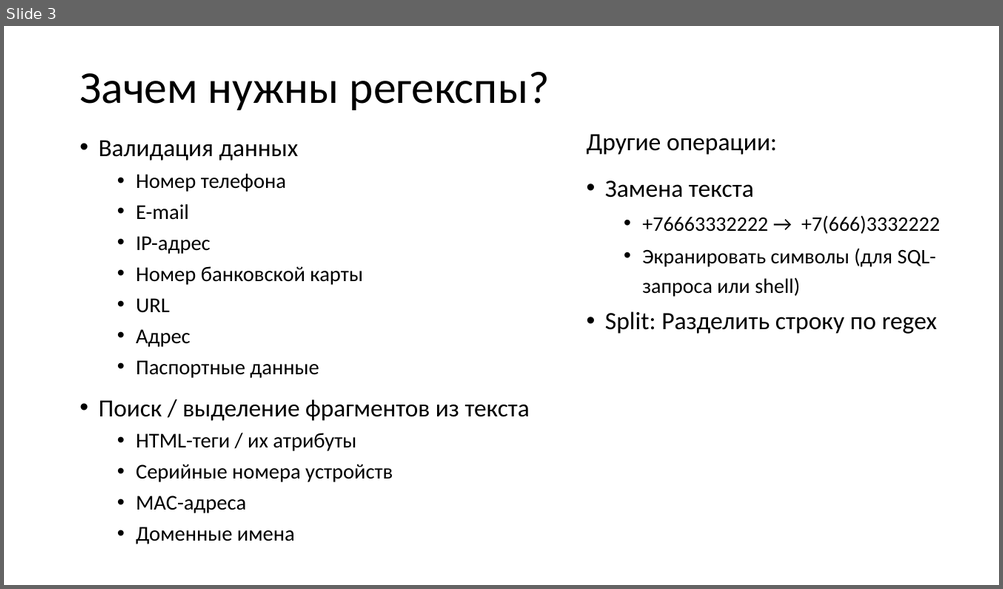
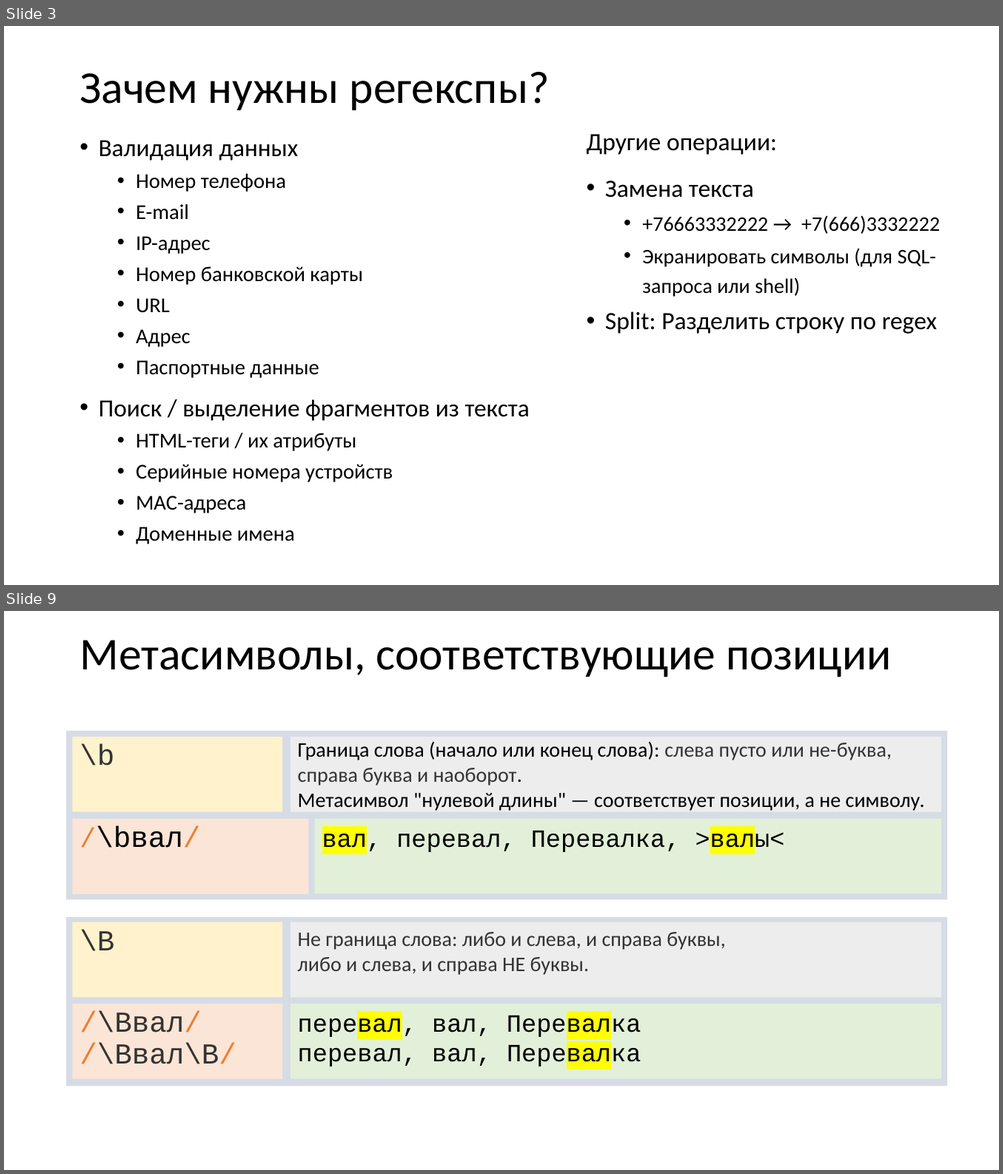
Before and after one commit to xtrueman/prog_instruments, a slide deck: presentations/RegularExpressions.pptx. Shown one above the other, each under a label of ours: slide 3 before the commit, slides 3 and 9 after it; the slides between them are not shown. The pictures are 1003x589 and 1003x1174 pixels, drawn with LibreOffice and Linux fonts; fonts in the diff are those of the drawing. Boxes give left, top, right and bottom in pixels: in the first picture for what was removed or moved away, otherwise in the second. Text is boxed around its words. In the diff, an @@ line names an element or a change of style, - is before the commit and + after.

```diff
--- a/presentations/RegularExpressions.pptx
+++ b/presentations/RegularExpressions.pptx
@@ slide 9 added at box(4, 611, 999, 1170), background #FFFFFF @@
@@ title added at box(79, 640, 891, 677), 44 pt, text #000000 @@
+Метасимволы, соответствующие позиции
@@ rectangle added at box(67, 730, 947, 900), fill #D6DCE5 @@
@@ text added at box(73, 737, 283, 812), fill #FFF2CC, 28 pt, text #333333 @@
+\b
@@ rectangle added at box(290, 737, 941, 812), fill #EDEDED, 20 pt, text #000000 @@
+Граница слова (начало или конец слова): слева пусто или не-буква, справа буква и наоборот.
+Метасимвол "нулевой длины" — соответствует позиции, а не символу.
@@ rectangle added at box(73, 819, 309, 894), fill #FBE5D6, 28 pt, text #000000 @@
+/\bвал/
@@ rectangle added at box(314, 818, 941, 894), fill #E2F0D9, 24 pt, text #000000 @@
+вал, перевал, Перевалка, >валы<
@@ rectangle added at box(67, 917, 947, 1086), fill #D6DCE5 @@
@@ rectangle added at box(73, 922, 283, 997), fill #FFF2CC, 28 pt, text #333333 @@
+\B
@@ rectangle added at box(290, 922, 941, 997), fill #EDEDED, 20 pt, text #333333 @@
+Не граница слова: либо и слева, и справа буквы,
+либо и слева, и справа НЕ буквы.
@@ rectangle added at box(73, 1004, 283, 1079), fill #FBE5D6, 28 pt, text #333333 @@
+/\Bвал/
+/\Bвал\B/
@@ rectangle added at box(290, 1004, 941, 1079), fill #E2F0D9, 24 pt, text #000000 @@
+перевал, вал, Перевалка
+перевал, вал, Перевалка
```
Also in this commit, not shown: 2 slides changed, 35 other slides added.
